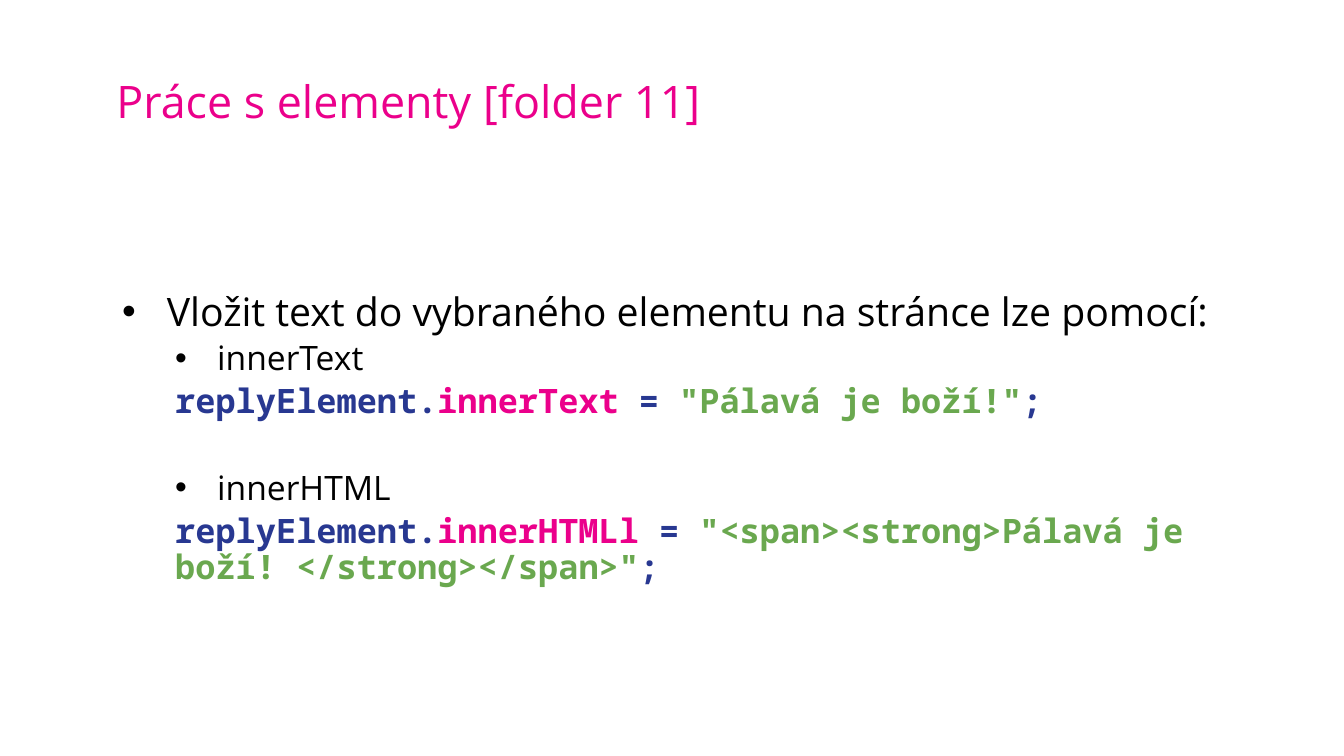
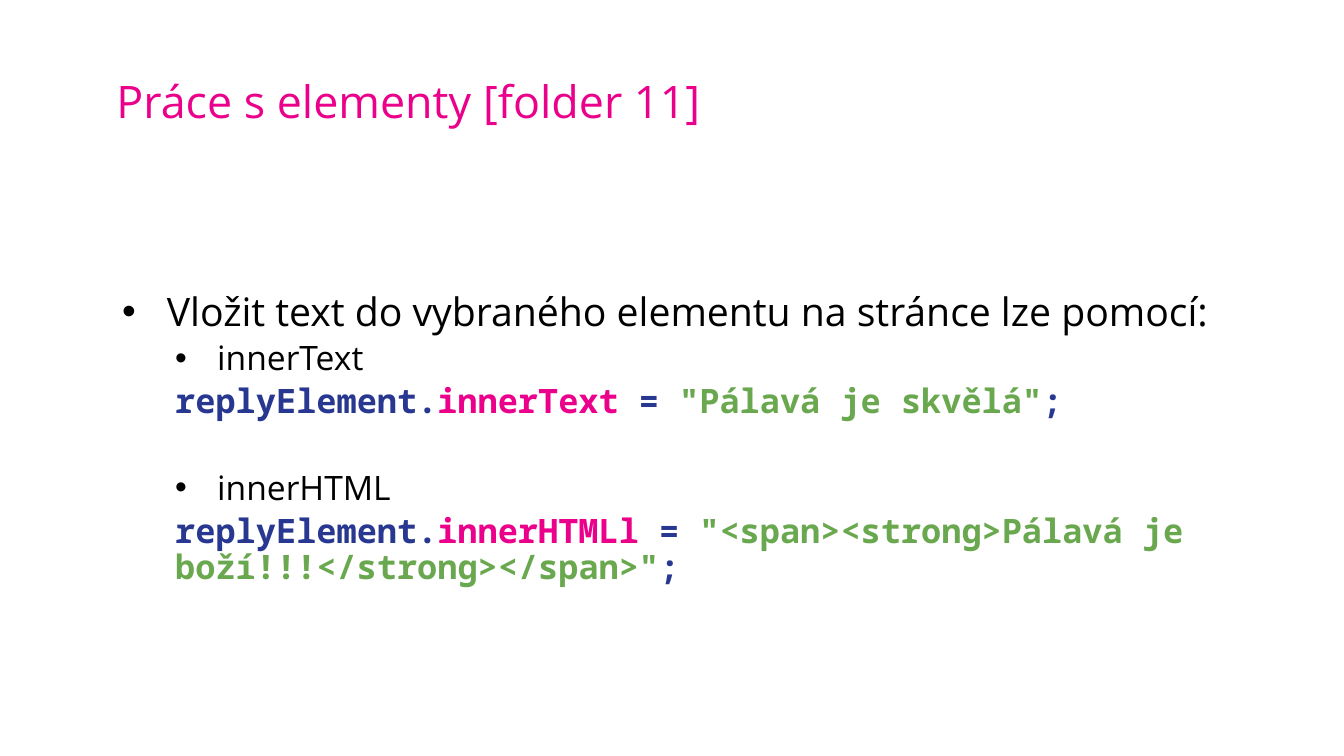
Before and after one commit to SimonB87/LetniSkola2020JS, a slide deck: slide 31 of JS-SB-LetnIskola2020.pptx. Drawn at 1344x756 pixels with LibreOffice and Linux fonts; fonts in the diff are those of the drawing; background and template pictures are left out. Boxes give left, top, right and bottom in pixels: in the first picture for what was removed or moved away, otherwise in the second. Text is boxed around its words. In the diff, an @@ line names an element or a change of style, - is before the commit and + after.

Commit message:
presentation edit

```diff
--- a/JS-SB-LetnIskola2020.pptx
+++ b/JS-SB-LetnIskola2020.pptx
@@ text at box(175, 387, 1062, 422): text changed; text colour #283891 to #6AA84F @@
-  replyElement.innerText = "Pálavá je boží!";
+  replyElement.innerText = "Pálavá je skvělá";
@@ text at box(175, 517, 1183, 587): text changed @@
-  replyElement.innerHTMLl = "<span><strong>Pálavá je boží! </strong></span>";
+  replyElement.innerHTMLl = "<span><strong>Pálavá je boží!!!</strong></span>";
```
Also in this commit, not shown: 2 slides added.
